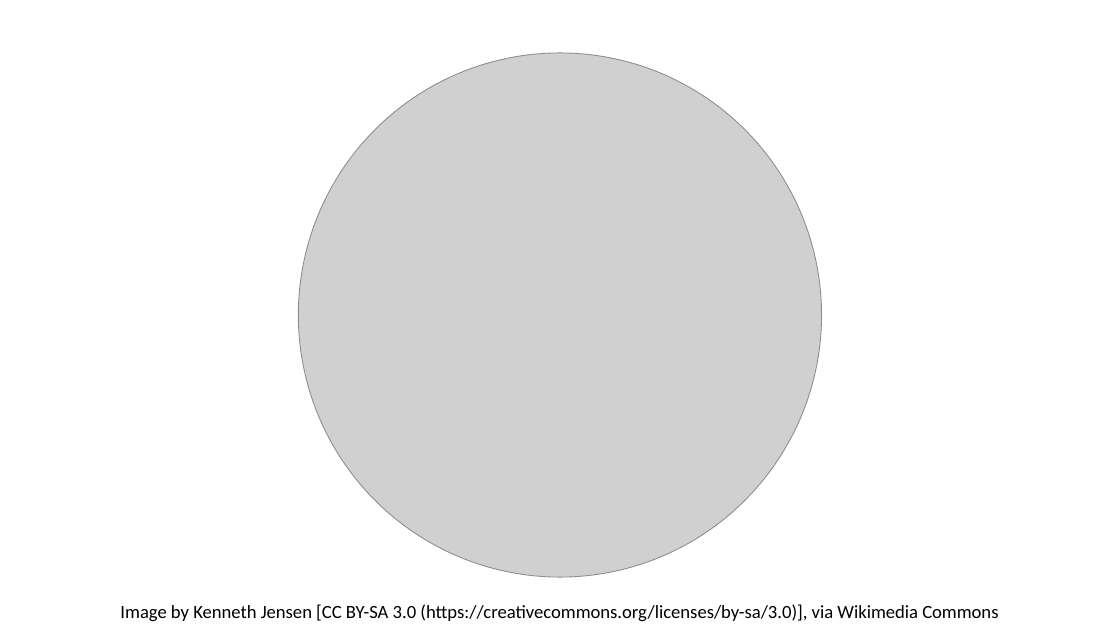
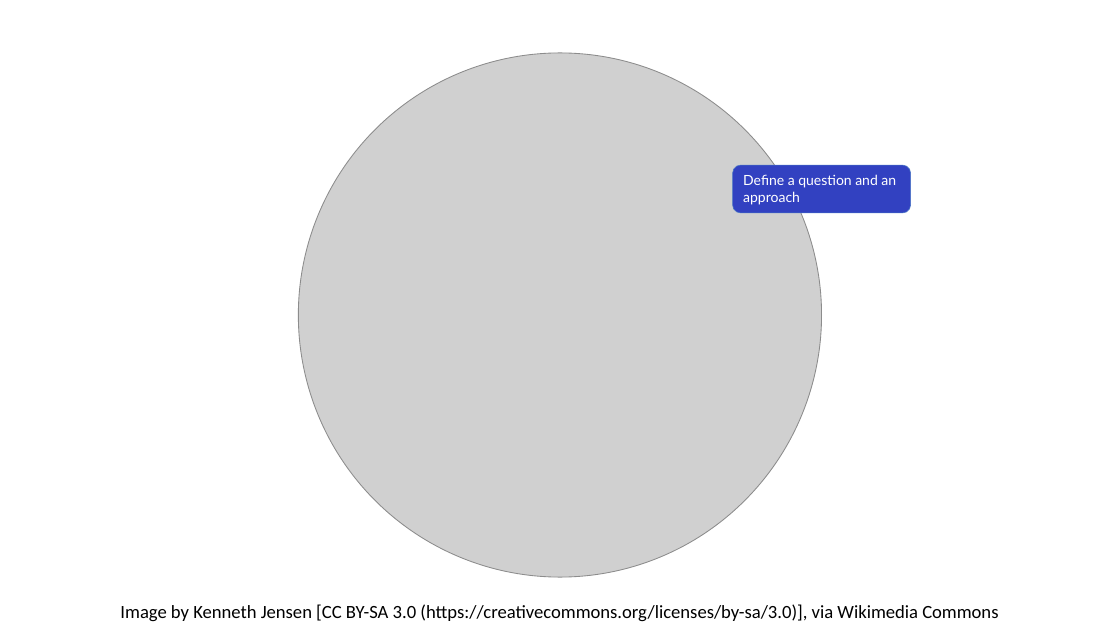
Before and after one commit to adam-sampson/Job_Desc_Text_Analytics, a slide deck: slide 7 of Jobs Analysis.pptx (slide 6 before the commit). Drawn at 1120x630 pixels with LibreOffice and Linux fonts; fonts in the diff are those of the drawing; grey boxes stand for pictures. Boxes give left, top, right and bottom in pixels: in the first picture for what was removed or moved away, otherwise in the second. Text is boxed around its words. In the diff, an @@ line names an element or a change of style, - is before the commit and + after.

```diff
--- a/Jobs Analysis.pptx
+++ b/Jobs Analysis.pptx
@@ rounded rectangle added at <box>733,166,911,213</box>, fill #3241C1, outline #4472C4 0.5 pt, 12 pt, text #FFFFFF @@
+Define a question and an approach
```
Also in this commit, not shown: 1 slide added.
